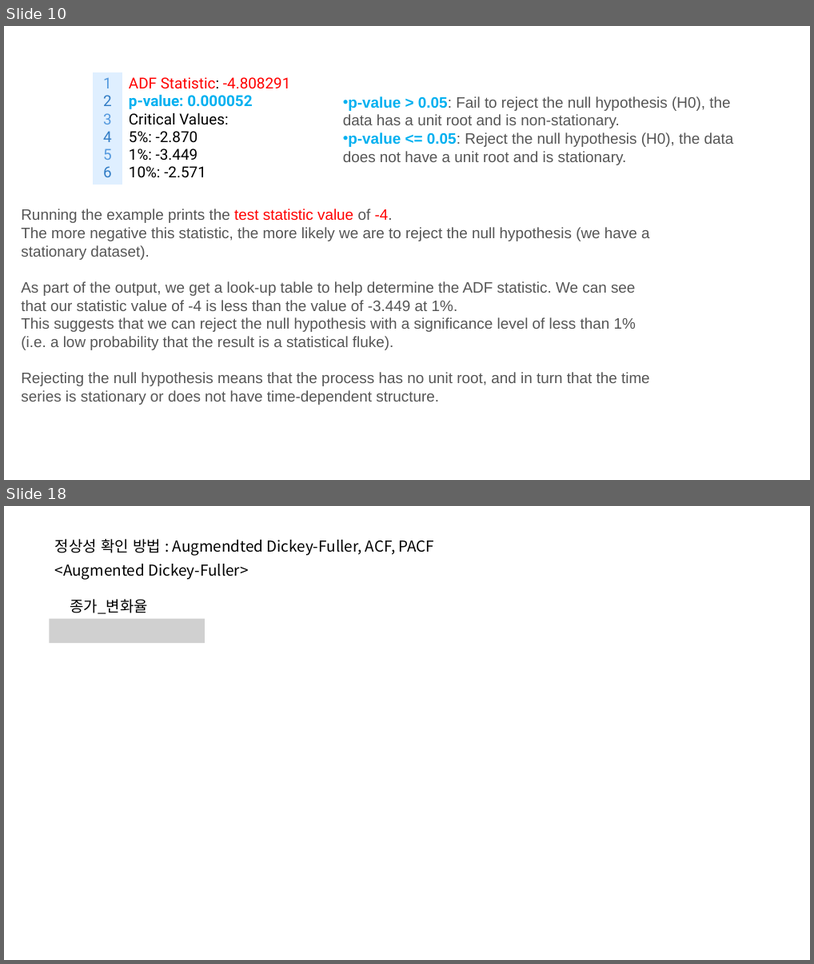
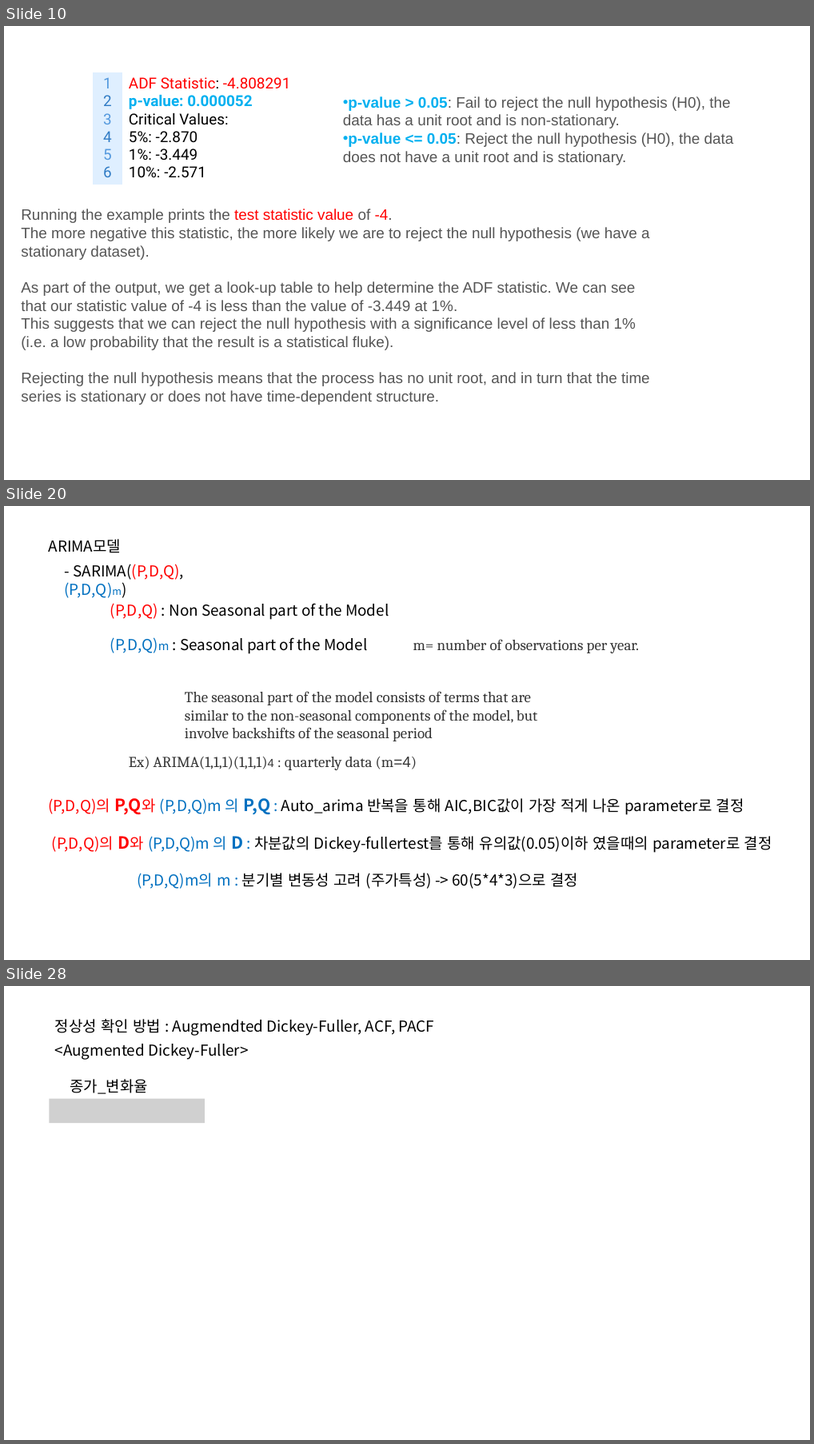
Before and after one commit to ejihoon6065/Project_TurnAround, a slide deck: YG엔터주분석/멘토님미팅발표자료/ARIMA모델_ppt2.pptx. Shown one above the other, each under a label of ours: slides 10 and 18 before the commit, slides 10, 20 and 28 after it; the slides between them are not shown. The pictures are 814x964 and 814x1444 pixels, drawn with LibreOffice and Linux fonts; fonts in the diff are those of the drawing; grey boxes stand for pictures. Boxes give left, top, right and bottom in pixels: in the first picture for what was removed or moved away, otherwise in the second. Text is boxed around its words. In the diff, an @@ line names an element or a change of style, - is before the commit and + after.

Commit message:
ARIMA and fbprophet

```diff
--- a/YG엔터주분석/멘토님미팅발표자료/ARIMA모델_ppt2.pptx
+++ b/YG엔터주분석/멘토님미팅발표자료/ARIMA모델_ppt2.pptx
@@ slide 20 added at <box>4,506,810,960</box>, background #FFFFFF @@
@@ text added at <box>49,539,122,553</box>, 18 pt, text #000000 @@
+ARIMA모델
@@ text added at <box>65,564,184,598</box>, 18 pt, text #000000 @@
+- SARIMA((P,D,Q), (P,D,Q)m)
@@ text added at <box>110,603,389,620</box>, 18 pt, text #000000 @@
+(P,D,Q) : Non Seasonal part of the Model
@@ text added at <box>110,637,367,654</box>, 18 pt, text #000000 @@
+(P,D,Q)m : Seasonal part of the Model
@@ text added at <box>414,639,638,653</box>, 18 pt, text #333333 @@
+m= number of observations per year.
@@ text added at <box>185,691,538,741</box>, 18 pt, text #333333 @@
+The seasonal part of the model consists of terms that are similar to the non-seasonal components of the model, but involve backshifts of the seasonal period
@@ text added at <box>129,756,417,770</box>, 18 pt, text #333333 @@
+Ex) ARIMA(1,1,1)(1,1,1)4 : quarterly data (m=4)
@@ text added at <box>49,798,773,852</box>, 18 pt, text #000000 @@
+(P,D,Q)의 P,Q와 (P,D,Q)m 의 P,Q : Auto_arima 반복을 통해 AIC,BIC값이 가장 적게 나온 parameter로 결정
+(P,D,Q)의 D와 (P,D,Q)m 의 D : 차분값의 Dickey-fullertest를 통해 유의값(0.05)이하 였을때의 parameter로 결정
@@ text added at <box>137,872,578,888</box>, 18 pt, text #000000 @@
+(P,D,Q)m의 m : 분기별 변동성 고려 (주가특성) -> 60(5*4*3)으로 결정
@@ what was slide 18 is now slide 28 @@
```
Also in this commit, not shown: 8 slides changed, 9 other slides added, 5 slides removed, 8 other files.
